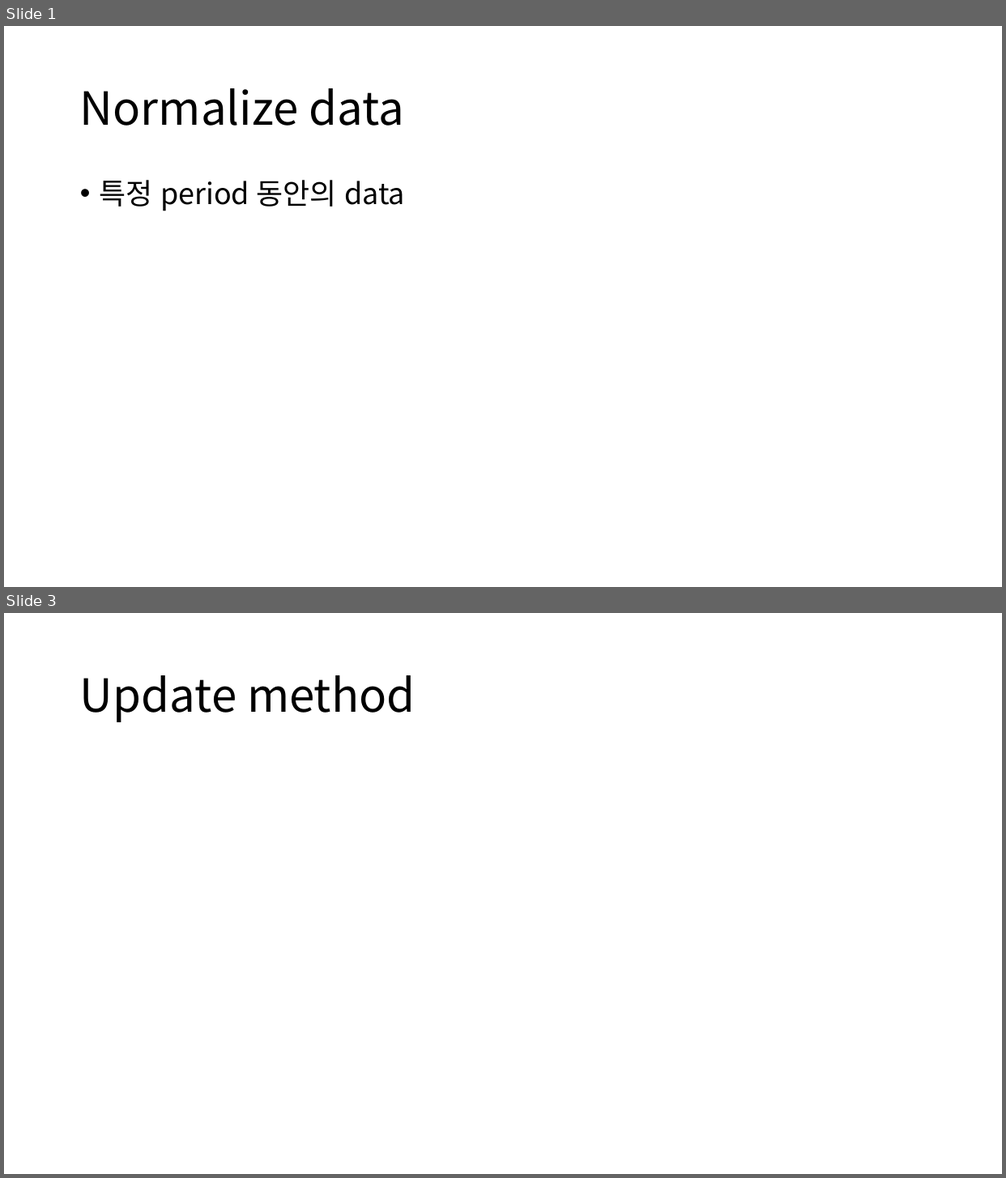
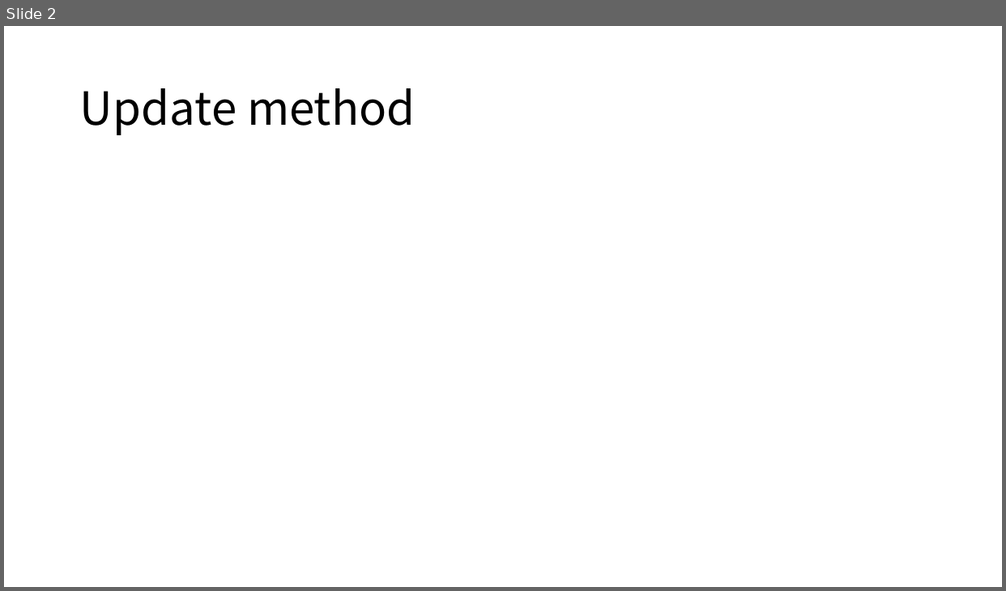
Before and after one commit to kbrother/19-fire-alarm, a slide deck: model.pptx. Shown one above the other, each under a label of ours: slides 1 and 3 before the commit, slide 2 after it; the slides between them are not shown. The pictures are 1006x1178 and 1006x591 pixels, drawn with LibreOffice and Linux fonts; fonts in the diff are those of the drawing; grey boxes stand for pictures. Boxes give left, top, right and bottom in pixels: in the first picture for what was removed or moved away, otherwise in the second. Text is boxed around its words. In the diff, an @@ line names an element or a change of style, - is before the commit and + after.

Commit message:
preprocess with previous data

```diff
--- a/model.pptx
+++ b/model.pptx
@@ slide 1 removed at <box>4,26,1002,587</box>, background #FFFFFF @@
@@ title removed at <box>80,88,405,126</box> @@
-Normalize data
@@ text removed at <box>99,180,405,211</box> @@
-• 특정 period 동안의 data
@@ what was slide 3 is now slide 2 @@
```
Also in this commit, not shown: 1 slide added, 1 other slide removed, 8 other files.
